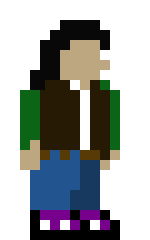
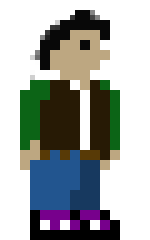
Layers edited between the first and the second 150×240 image:
painted on "player.png" over (x1=30, y1=10, x2=110, y2=170)
